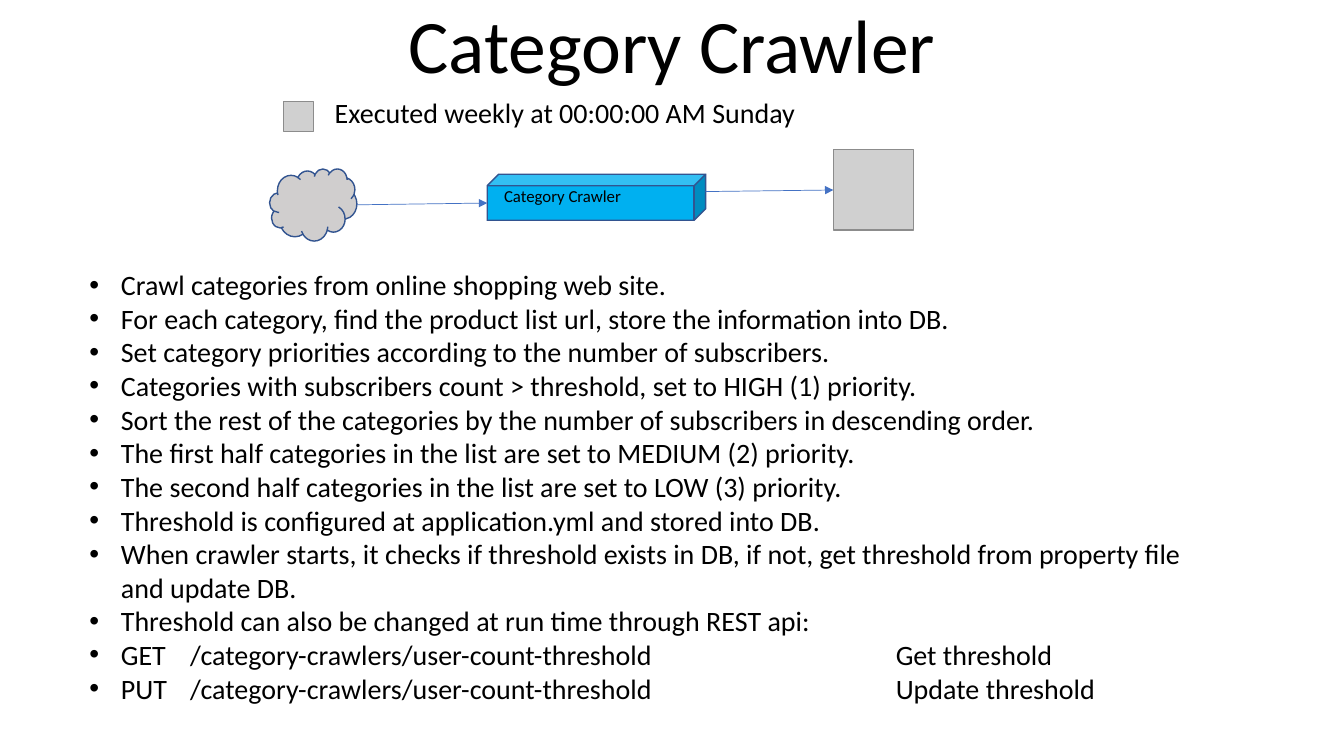
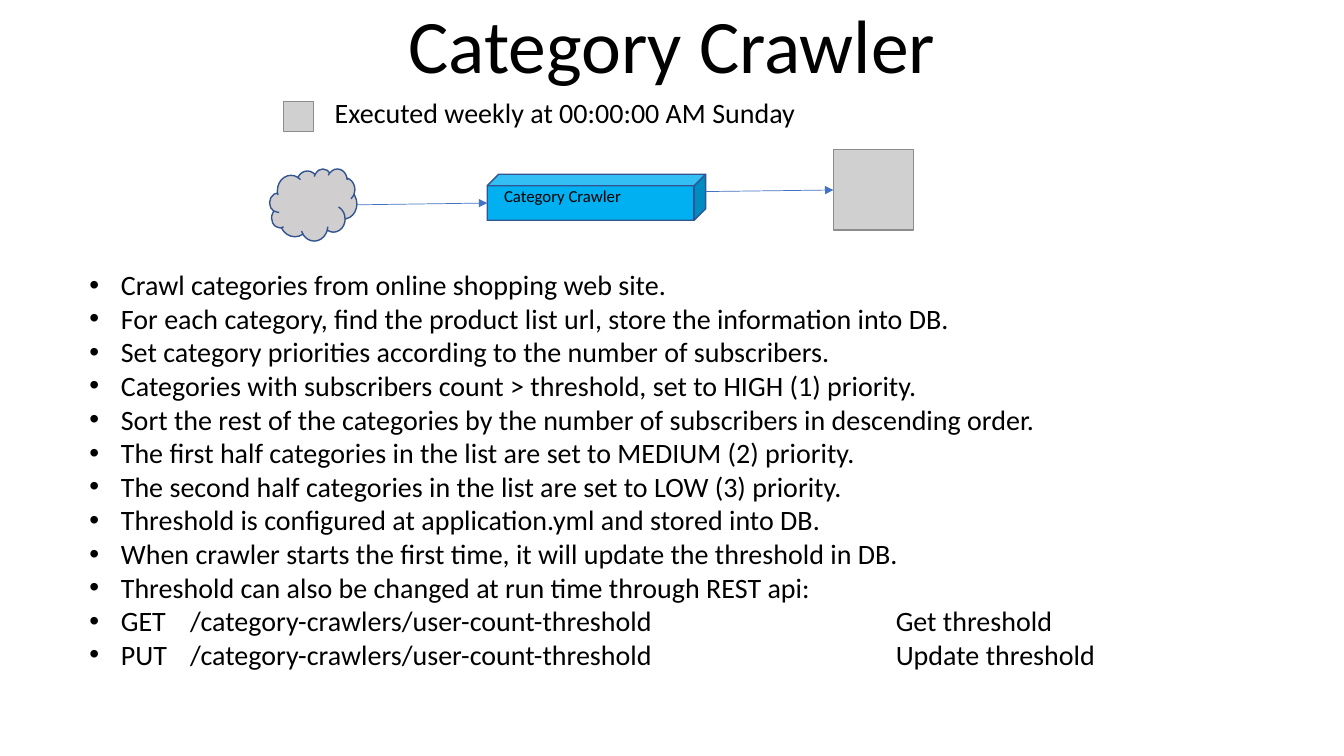
Before and after one commit to youhusky/price-monitoring-system, a slide deck: slide 5 of PriceMonitoringDesign.pptx. Drawn at 1344x756 pixels with LibreOffice and Linux fonts; fonts in the diff are those of the drawing; grey boxes stand for pictures. Boxes give left, top, right and bottom in pixels: in the first picture for what was removed or moved away, otherwise in the second. Text is boxed around its words. In the diff, an @@ line names an element or a change of style, - is before the commit and + after.

```diff
--- a/PriceMonitoringDesign.pptx
+++ b/PriceMonitoringDesign.pptx
@@ text at [121,544,898,569]: text changed @@
-• When crawler starts, it checks if threshold exists in DB, if not, get threshold from property file and update DB.
+• When crawler starts the first time, it will update the threshold in DB.
```
Also in this commit, not shown: 2 other slides changed, 17 other files.
